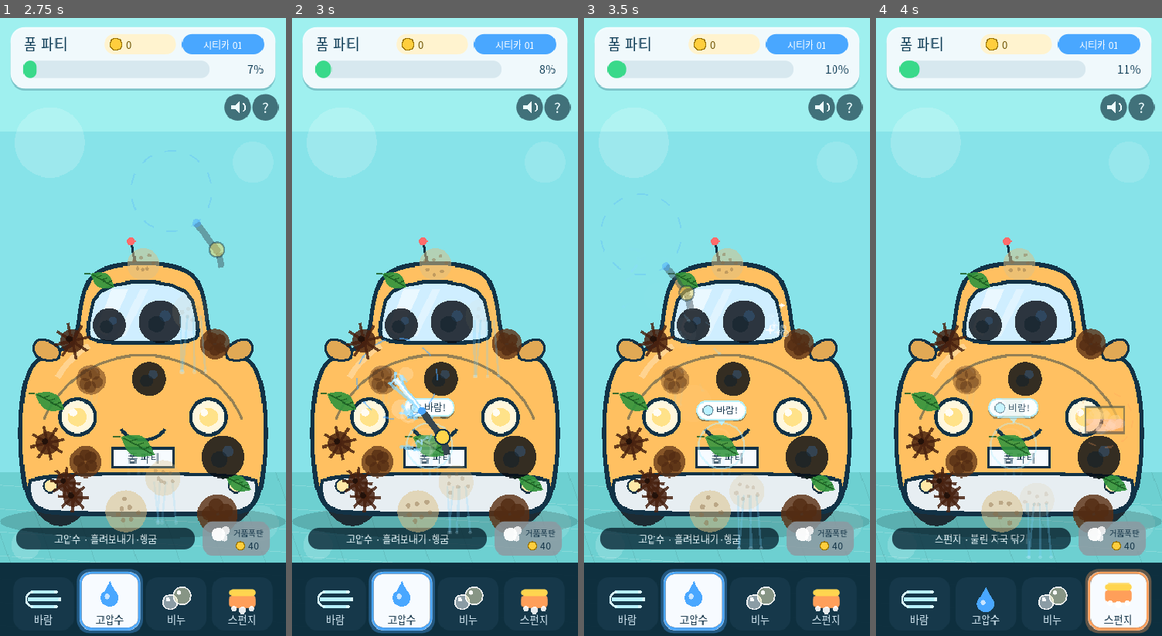
Above: before the commit, frames 1-4 (left to right).
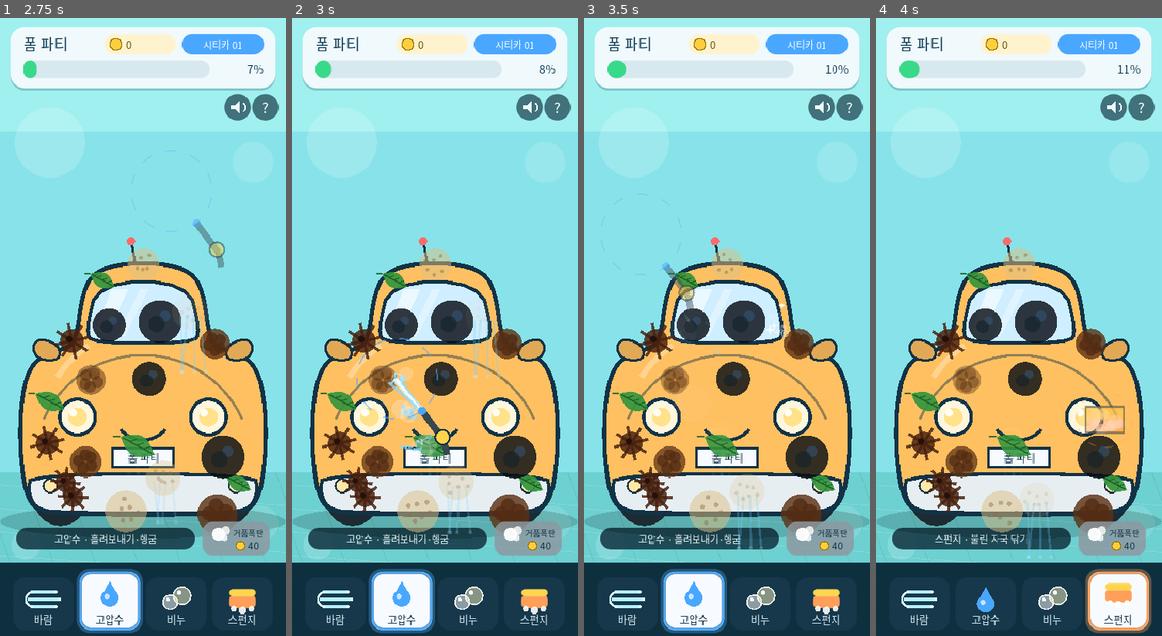
Above: after the commit, the same moments.

Repository: seorilabs/foam-party
Game: Godot game, scene res://scenes/main.tscn
Two runs of this game, one before a commit and one after it. Both use one fixed random seed, a clock stepped at 60 frames per second and the inputs below.
Inputs (mouse positions are in pixels of both pictures, inside the frame that each line leads up to):
- Up to frame 1 (2.75 s): tap Enter at 0.5, 0.6 s; move the mouse to (205, 296) at 0.52 s; click (205, 296) at 0.67 s; tap Space at 0.77 s; drag from (85, 357) to (128, 450) at 1.27 s; move the mouse to (171, 191) at 2.02 s; tap 2 at 2.1 s; click (171, 191) at 2.17 s
- Up to frame 2 (3 s): drag from (420, 450) to (349, 234) at 2.77 s
- Up to frame 3 (3.5 s): no input
- Up to frame 4 (4 s): move the mouse to (1104, 419) at 3.52 s; tap 4 at 3.6 s; click (1104, 419) at 3.67 s; tap Space at 3.77 s

Frame 1 is identical in both runs. In frame 2, 0.6% of the frame differs, in the area x 39-57%, y 61-73%; in frame 3, 0.7%; in frame 4, 0.7%.

Commit message:
fix: 코칭 힌트 리뷰 반영 — 누적 방지·진흙 판정·말풍선 렌더
리뷰 Bot 피드백 3건 반영.

- resist_time이 초기화되지 않아 짧게 스치는 입력이 합산돼 0.3초 연속 문지름
  없이도 힌트가 뜨던 문제 수정: _update_dirt_motion에서 모든 오물의
  resist_time을 매 프레임 감쇠하고, 도구 아래 오물만 +2*delta로 더해 실제
  연속 문지름에만 누적되게 함
- 진흙 판정 범위 확대: 적시거나 비누칠하기 전 마른 상태에서 스펀지로
  바로 문지르면 '고압수' 추천(물·비누는 진흙의 정상 경로라 계속 미판정)
- 말풍선 렌더를 겹치는 draw_rect/draw_circle 대신 단일 라운드
  StyleBoxFlat로 변경해 알파 중첩으로 그림자에 생기던 얼룩 제거

스모크에 진흙+스펀지 판정과 끊어 문지름 비누적 검증 추가

Diff:
--- a/godot/scripts/main.gd
+++ b/godot/scripts/main.gd
@@ -781,8 +781,28 @@
 	var steps: int = max(1, int(ceil(seconds * 30.0)))
 	for step_index in range(steps):
 		_update_patch_hint(patch, 1.0 / 30.0)
+		_update_dirt_motion(1.0 / 30.0)
 	selected_tool = old_tool
 	return patch.hint_tool if patch.hint_time > 0.0 else ""
+
+
+# Rub the wrong tool in short bursts with idle gaps; resist should not pile up.
+func simulate_choppy_hint_for_test(tool_id: String, patch_index: int, on_seconds: float, off_seconds: float, cycles: int) -> float:
+	if patch_index < 0 or patch_index >= dirt_patches.size():
+		return -1.0
+	var old_tool := selected_tool
+	selected_tool = tool_id
+	var patch: DirtPatch = dirt_patches[patch_index]
+	var on_steps: int = max(1, int(ceil(on_seconds * 30.0)))
+	var off_steps: int = max(1, int(ceil(off_seconds * 30.0)))
+	for cycle in range(cycles):
+		for step_index in range(on_steps):
+			_update_patch_hint(patch, 1.0 / 30.0)
+			_update_dirt_motion(1.0 / 30.0)
+		for step_index in range(off_steps):
+			_update_dirt_motion(1.0 / 30.0)
+	selected_tool = old_tool
+	return patch.hint_time
 
 
 func _update_canvas_transform() -> void:
@@ -1012,7 +1032,13 @@
 func _tool_misapplied(tool_id: String, patch: DirtPatch) -> bool:
 	match patch.kind:
 		"mud":
-			return tool_id == TOOL_AIR
+			# Air does nothing; a dry scrub is premature (rinse or soap it first).
+			# Water and soap are both valid mud paths, so they are never flagged.
+			if tool_id == TOOL_AIR:
+				return true
+			if tool_id == TOOL_SPONGE:
+				return patch.wetness < 0.2 and patch.soap < 0.15
+			return false
 		"dust":
 			return tool_id == TOOL_SOAP
 		"leaf":
@@ -1045,7 +1071,9 @@
 	if patch.health / max(1.0, patch.max_health) < 0.12:
 		return
 	if _tool_misapplied(selected_tool, patch):
-		patch.resist_time += delta
+		# +2*delta here, -delta decay in _update_dirt_motion -> net +delta only
+		# while actively rubbing, so brief stray touches never accumulate.
+		patch.resist_time += delta * 2.0
 		if patch.resist_time >= 0.3:
 			patch.hint_tool = _recommended_tool(patch)
 			patch.hint_time = max(patch.hint_time, 1.4)
@@ -1174,6 +1202,8 @@
 			continue
 
 		patch.hint_time = max(0.0, patch.hint_time - delta)
+		# Decay resist for every patch; the one under the tool re-adds 2*delta.
+		patch.resist_time = max(0.0, patch.resist_time - delta)
 
 		if patch.state == STATE_FLYING:
 			patch.drift += patch.velocity * delta
@@ -1773,26 +1803,24 @@
 	var border_color := Color(tool_color.r, tool_color.g, tool_color.b, 0.95 * alpha)
 	draw_colored_polygon(arrow, border_color)
 
-	_draw_round_rect(Rect2(pill.position + Vector2(0.0, 2.0), pill.size), Color(0.04, 0.16, 0.22, 0.26 * alpha), pill_size.y * 0.5)
-	_draw_round_rect(pill, border_color, pill_size.y * 0.5)
-	_draw_round_rect(pill.grow(-2.0), Color(1.0, 1.0, 1.0, 0.98 * alpha), pill_size.y * 0.5 - 2.0)
+	# Single rounded boxes (no overlapping primitives) so alpha stays flat.
+	var radius: float = pill_size.y * 0.5
+	draw_style_box(_round_box(Color(0.04, 0.16, 0.22, 0.26 * alpha), radius), Rect2(pill.position + Vector2(0.0, 2.0), pill.size))
+	draw_style_box(_round_box(Color(1.0, 1.0, 1.0, 0.98 * alpha), radius, border_color, 2), pill)
 	var dot_center := Vector2(pill.position.x + 16.0, pill_center.y)
 	draw_circle(dot_center, 7.0, Color(tool_color.r, tool_color.g, tool_color.b, alpha))
-	draw_circle(dot_center, 7.0, Color(0.1, 0.22, 0.3, 0.55 * alpha), false, 1.4)
 	draw_string(font, Vector2(pill.position.x + 28.0, pill_center.y + 5.0), label, HORIZONTAL_ALIGNMENT_LEFT, pill_size.x - 32.0, 13, Color(0.07, 0.2, 0.29, alpha))
 
 
-func _draw_round_rect(rect: Rect2, color: Color, radius: float) -> void:
-	radius = min(radius, min(rect.size.x, rect.size.y) * 0.5)
-	if radius <= 0.0:
-		draw_rect(rect, color)
-		return
-	draw_rect(Rect2(rect.position + Vector2(radius, 0.0), Vector2(rect.size.x - radius * 2.0, rect.size.y)), color)
-	draw_rect(Rect2(rect.position + Vector2(0.0, radius), Vector2(rect.size.x, rect.size.y - radius * 2.0)), color)
-	draw_circle(rect.position + Vector2(radius, radius), radius, color)
-	draw_circle(rect.position + Vector2(rect.size.x - radius, radius), radius, color)
-	draw_circle(rect.position + Vector2(radius, rect.size.y - radius), radius, color)
-	draw_circle(rect.position + Vector2(rect.size.x - radius, rect.size.y - radius), radius, color)
+# Fresh (uncached) rounded StyleBoxFlat so fading alpha renders correctly.
+func _round_box(color: Color, radius: float, border_color: Color = Color(0.0, 0.0, 0.0, 0.0), border_width: int = 0) -> StyleBoxFlat:
+	var box := StyleBoxFlat.new()
+	box.bg_color = color
+	box.set_corner_radius_all(int(radius))
+	if border_width > 0:
+		box.border_color = border_color
+		box.set_border_width_all(border_width)
+	return box
 
 
 func _draw_mud_patch(center: Vector2, radius: float, strength: float, seed_value: float) -> void:
--- a/godot/tests/smoke_scene.gd
+++ b/godot/tests/smoke_scene.gd
@@ -238,6 +238,31 @@
 		_fail("sponge on soaped oil should not be flagged")
 		return
 
+	# Dry mud should coach toward water when scrubbed straight with a sponge.
+	root_node.call("reset_game", 3)
+	var hint_mud: int = root_node.call("get_patch_index_by_kind_for_test", "mud")
+	if hint_mud < 0:
+		_fail("mud patch missing for hint test")
+		return
+	if not bool(root_node.call("is_tool_misapplied_for_test", "sponge", hint_mud)):
+		_fail("sponge on dry mud should be flagged")
+		return
+	if String(root_node.call("get_recommended_tool_for_test", hint_mud)) != "water":
+		_fail("dry mud should recommend water")
+		return
+	if bool(root_node.call("is_tool_misapplied_for_test", "water", hint_mud)):
+		_fail("water on mud should not be flagged")
+		return
+
+	# Brief stray touches must not accumulate into a hint (resist decays).
+	var hint_leaf2: int = root_node.call("get_patch_index_by_kind_for_test", "leaf")
+	if float(root_node.call("simulate_choppy_hint_for_test", "water", hint_leaf2, 0.15, 0.15, 3)) > 0.0:
+		_fail("short stray rubs should not surface a hint")
+		return
+	if String(root_node.call("simulate_patch_hint_for_test", "water", hint_leaf2, 0.6)) != "air":
+		_fail("sustained wrong rubbing should still surface the hint")
+		return
+
 	print("Foam Party smoke passed: patches=%d progress=%.3f best_combo=%d stars=%d" % [patch_count, progress_after, best_combo, stars])
 	get_root().remove_child(root_node)
 	root_node.free()
